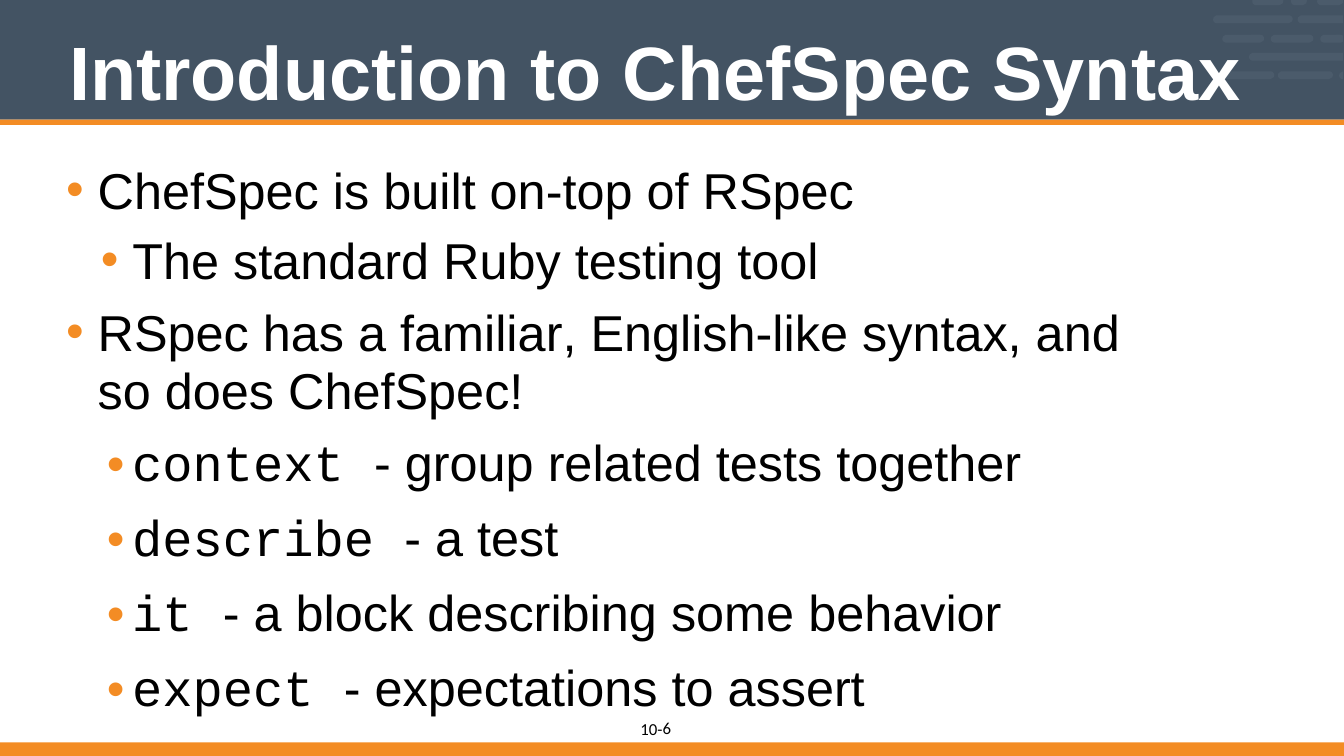
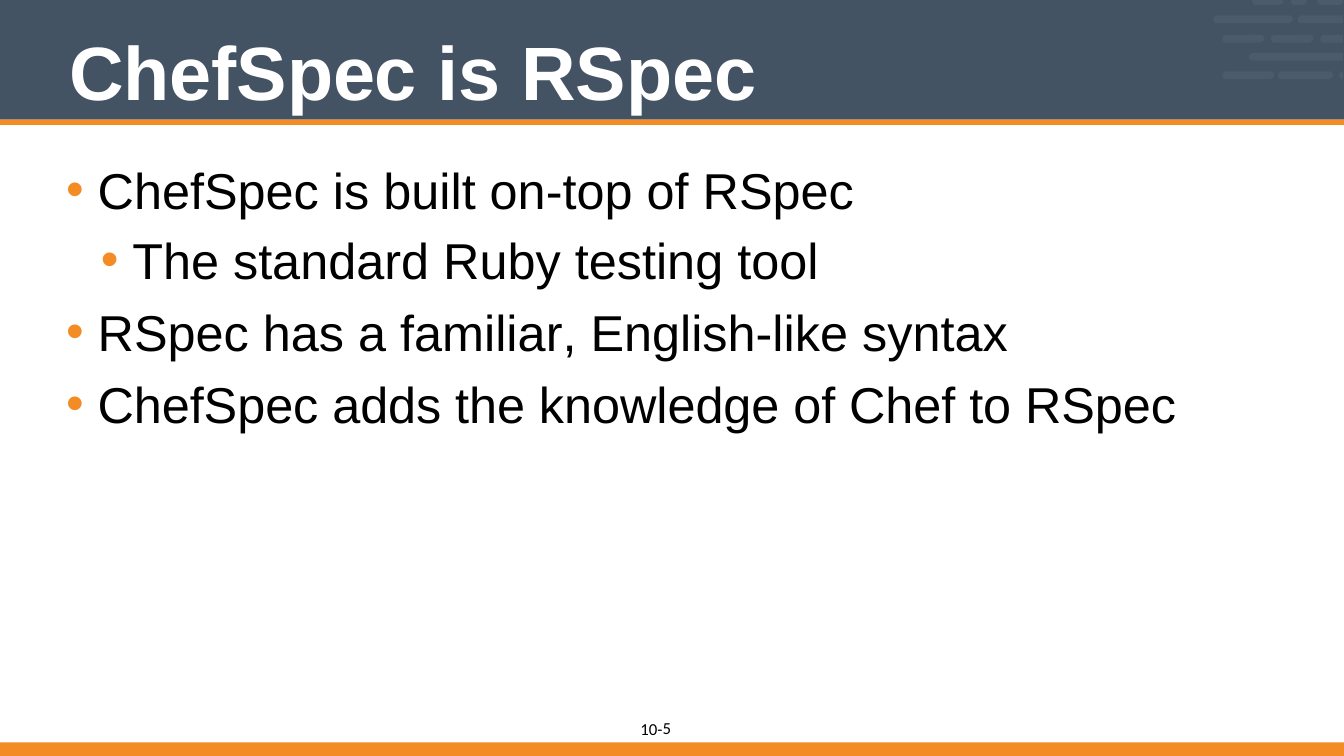
Before and after one commit to vinyar/chef-intermediate, a slide deck: slide 5 of 10-introduction_to_chefspec.pptx (slide 6 before the commit). Drawn at 1344x756 pixels with LibreOffice and Linux fonts; fonts in the diff are those of the drawing. Boxes give left, top, right and bottom in pixels: in the first picture for what was removed or moved away, otherwise in the second. Text is boxed around its words. In the diff, an @@ line names an element or a change of style, - is before the commit and + after.

Commit message:
Reworked the Introduction to Chefspec Portion
* Too often when teaching the material the source code in this section was far too small to read. So I opted to break out the explanation of the components of the spec across multiple slides to make it read better at poorer resolutions.

* Re-ordered a number of slides. To put the creation of the spec_helper file after creation of the spec directory and then continue on creating the paths. This is something that I tried the other way and decided that making all the paths and then editing the files did not feel right.

* Adopted the pattern of using the `spec/unit/recipes` folder because that is the path is generated when using `chef generate recipe ...`.

```diff
--- a/10-introduction_to_chefspec.pptx
+++ b/10-introduction_to_chefspec.pptx
@@ title at (x1=69, y1=45, x2=756, y2=114): text changed @@
-Introduction to ChefSpec Syntax
+ChefSpec is RSpec
@@ text at (x1=98, y1=314, x2=1176, y2=433): text changed @@
-• RSpec has a familiar, English-like syntax, and so does ChefSpec!
-•context - group related tests together
-•describe - a test
-•it - a block describing some behavior
-•expect - expectations to assert
+• RSpec has a familiar, English-like syntax
+• ChefSpec adds the knowledge of Chef to RSpec
@@ page number at (x1=663, y1=723, x2=671, y2=734): text changed @@
-6
+5
```
Also in this commit, not shown: 12 other slides changed, 5 slides added, 1 slide removed.
